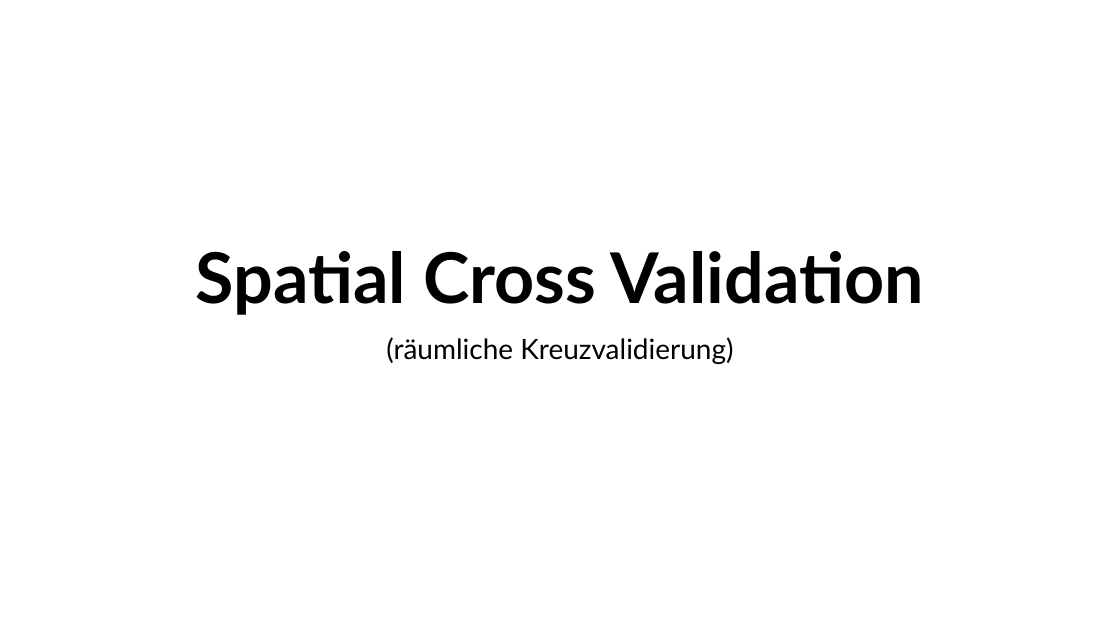
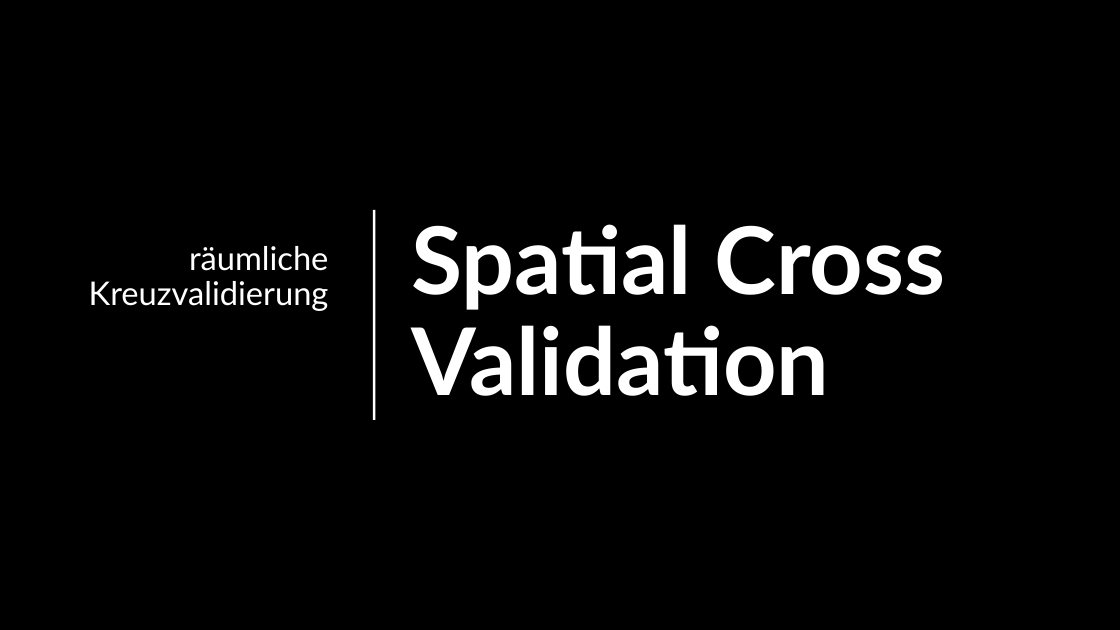
Before and after one commit to Geosoft2/geosoft2-2021, a slide deck: slide 1 of Spatial-Cross-Validation/Spatial_Cross_Validation_PPP.pptx. Drawn at 1120x630 pixels with LibreOffice and Linux fonts; fonts in the diff are those of the drawing; background and template pictures are left out. Boxes give left, top, right and bottom in pixels: in the first picture for what was removed or moved away, otherwise in the second. Text is boxed around its words. In the diff, an @@ line names an element or a change of style, - is before the commit and + after.

```diff
--- a/Spatial-Cross-Validation/Spatial_Cross_Validation_PPP.pptx
+++ b/Spatial-Cross-Validation/Spatial_Cross_Validation_PPP.pptx
@@ background #FFFFFF to picture (left out) @@
@@ rectangle added at [0,0,1120,630], fill #000000 @@
@@ subtitle "räumliche Kreuzvalidierung" at [89,246,329,311]: vertical alignment top to middle @@
@@ title "Spatial Cross Validation": place and size @@
-title "Spatial Cross Validation" at [196,251,924,315]
+title "Spatial Cross Validation" at [411,224,946,396]
@@ title "Spatial Cross Validation" at [411,224,946,396]: size 60 to 80 pt, text colour #000000 to #FFFFFF; alignment centre to left; vertical alignment bottom to middle @@
@@ rectangle added at [373,210,376,420], fill #FFFFFF @@
@@ subtitle at [89,246,329,311]: text changed; size 24 to 28 pt; text colour #000000 to #FFFFFF @@
-(räumliche Kreuzvalidierung)
+räumliche Kreuzvalidierung
```
Also in this commit, not shown: 2 other slides changed, 2 slides added, 1 slide removed.
